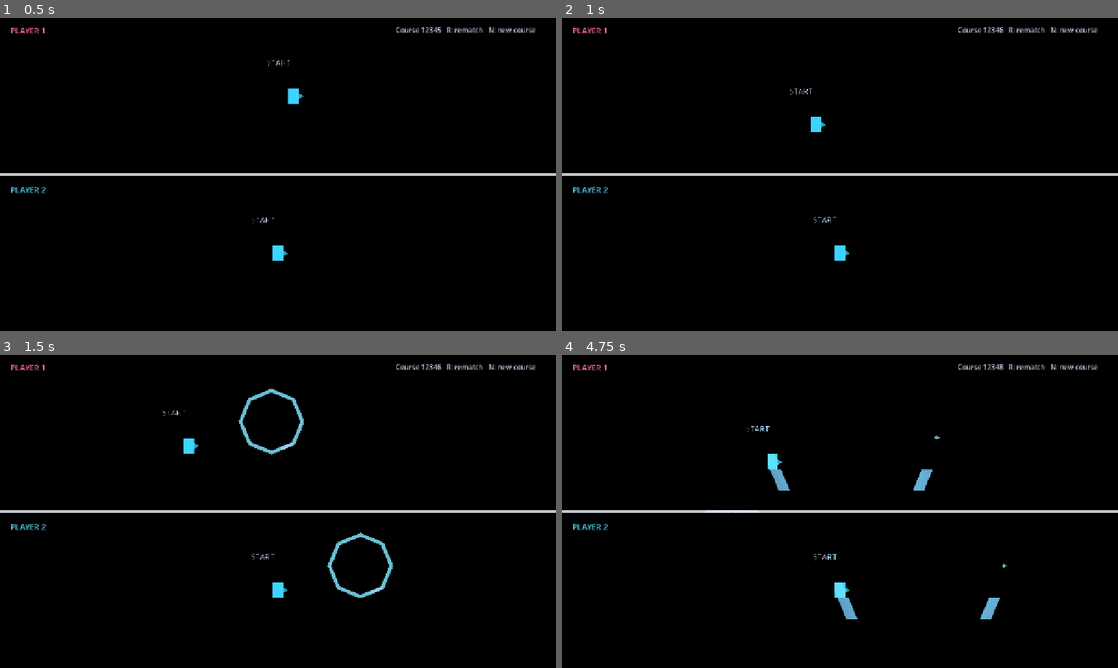
Above: before the commit, frames 1-4 (two rows, left to right).
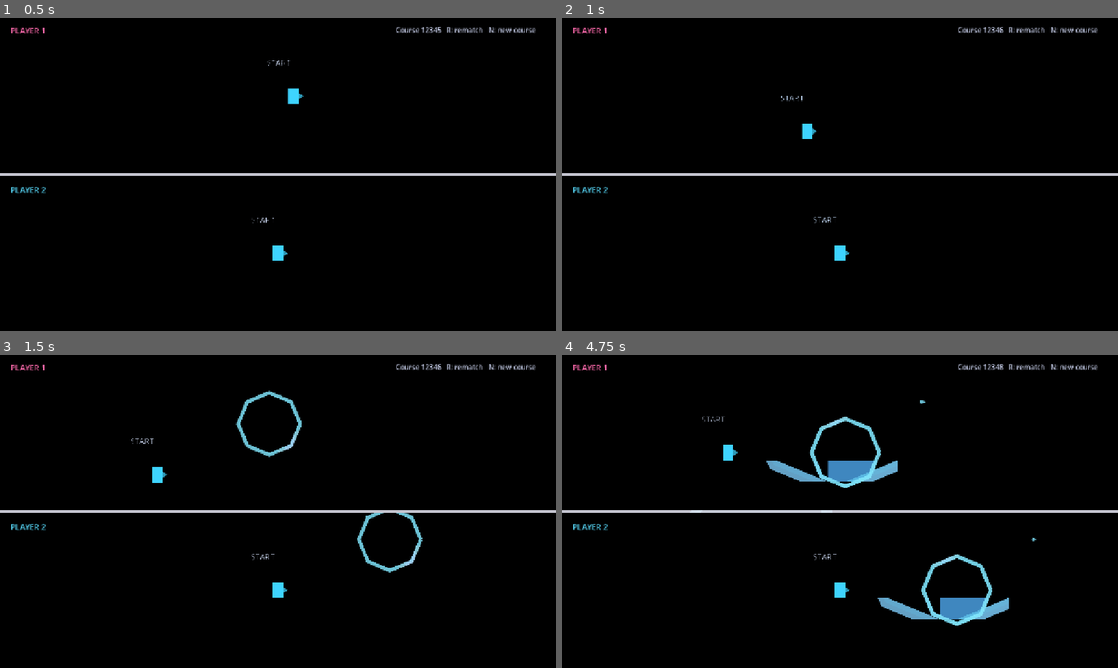
Above: after the commit, the same moments.

Repository: ketr4x/Haven
Game: Godot game, scene res://scenes/game/race.tscn
The game is run twice, just before and just after one commit, with the same random seed, the same clock (stepped at 60 frames per second) and the same inputs.
Inputs:
- Up to frame 1 (0.5 s): no input
- Up to frame 2 (1 s): hold D (p1_right) from 0.53 s (still down); hold N (new_seed) from 0.53 s (still down); tap W (p1_jump) at 0.77 s
- Up to frame 3 (1.5 s): keep holding D (p1_right); release N (new_seed) at 1.28 s; tap S (p1_shout) at 1.35 s
- Up to frame 4 (4.75 s): tap W (p1_jump) at 1.52, 3.02, 3.77, 4.52 s; release D (p1_right) at 2.03 s; hold A (p1_left) 2.03-2.78 s; hold N (new_seed) 2.03-2.78 s; hold D (p1_right) 2.78-4.28 s; tap S (p1_shout) at 2.85, 4.35 s; tap Enter at 3.5 s; hold N (new_seed) 3.53-4.28 s; hold A (p1_left) from 4.28 s (still down)

Frame 1 is identical in both runs. In frame 2, 0.2% of the frame differs, in the area x 39-48%, y 22-39%; in frame 3, 1.6%; in frame 4, 3.6%, in the area x 23-86%, y 14-87%.

Commit message:
Reveal terrain when echoes return

Diff:
--- a/assets/shaders/echolocation_overlay.gdshader
+++ b/assets/shaders/echolocation_overlay.gdshader
@@ -25,5 +25,6 @@
 	float signal_pixel = step(0.72, source.b) * step(0.52, source.g);
 	vec3 echo = edge_color * edge * echo_area * reveal_strength;
 	echo = max(echo, source * signal_pixel);
-	COLOR = vec4(echo, 1.0);
+	float reveal_alpha = 1.0 - echo_area * reveal_strength * 0.9;
+	COLOR = vec4(echo, reveal_alpha);
 }
--- a/scripts/effects/sound_wave.gd
+++ b/scripts/effects/sound_wave.gd
@@ -44,6 +44,10 @@
 		if bounce_count >= max_bounces:
 			expired.emit()
 			queue_free()
+			return
+
+	if bounce_count > 0 and emitter and global_position.distance_to(emitter.global_position) <= 42.0 * scale.x:
+		_return_to_owner()
 
 
 func _process(_delta: float) -> void:
@@ -55,6 +59,13 @@
 	if _has_returned or bounce_count == 0 or body != emitter:
 		return
 
+	_return_to_owner()
+
+
+func _return_to_owner() -> void:
+	if _has_returned:
+		return
+
 	_has_returned = true
 	returned_to_owner.emit(emitter, captured_loudness, pulse_id)
 	expired.emit()
